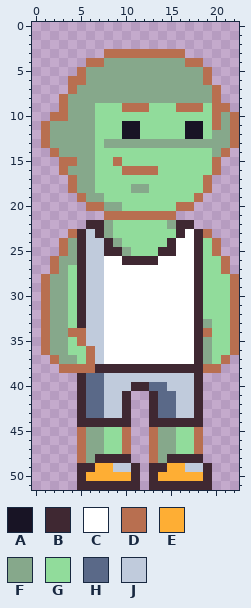
File history of a pixel-art sprite, assets/game_images/male_player/base3.png. Above: the version before the commit.
The file is 69x156 pixels, drawn in blocks of 3x3; one block is one cell here.
Palette (. is transparent): A #181425  B #3f2832  C #ffffff  D #b86f50  E #feae34  F #86a88b  G #91dc9b  H #5a6988  J #c0cbdc
Pixels before, first column x 1:
 3 .......DDDDDDDDD......
 4 .....DDFFFFFFFFFDD....
 5 ....DFFFFFFFFFFFFFD...
 6 ...DDFFFFFFFFFFFFFD...
 7 ...DFFFFFFFFFFFFFFFD..
 8 ..DFFFFFFFFFFFFFFFFD..
 9 ..DFFFGGGDDDGGGDDDGDD.
10 .DDFFFGGGGGGGGGGGGGDFD
11 DFFFFFGGGAAGGGGGAAGDFD
12 DFFFFFGGGAAGGGGGAAGFFD
13 DFFFFFGFFFFFFFFFFFFFFD
14 .DFFFFGGGGGGGGGGGGGFD.
15 ..DDFFGGDGGGGGGGGGGD..
16 ..DFFFGGGDDDDGGGGGGD..
17 ...DFFGGGGGGGGGGGGD...
18 ...DFFGGGGFFGGGGGGD...
19 ....DFFGGGGGGGGGGD....
20 .....DDFFGGGGGGDD.....
21 .......DDDDDDDD.......
22 .....BBFGGGGGGFBB.....
23 ...DBJBFGGGGGGGBCBD...
24 ..DFBJJBFGGGGGBCCBGD..
25 ..DFBJJBBFGGGBBCCBGD..
26 .DFFBJJCCBBBBCCCCBGGD.
27 .DFGBJJCCCCCCCCCCBGGD.
28 DFFGBJJCCCCCCCCCCBGGGD
29 DFFGBJJCCCCCCCCCCBGGGD
30 DFFGBJJCCCCCCCCCCBGGGD
31 DFFGBJJCCCCCCCCCCBGGGD
32 DFFGBJJCCCCCCCCCCBGGGD
33 DFFGBJJCCCCCCCCCCBFGGD
34 DFFDDJJCCCCCCCCCCBDGGD
35 DFFGDJJCCCCCCCCCCBFGGD
36 DFFGGDJCCCCCCCCCCBFGGD
37 .DFFGDJCCCCCCCCCCBFGD.
38 ..DDDDBBBBBBBBBBBBDD..
39 ....BHHJJJJJJJJJJB....
40 ....BHHJJJBBHHJJJB....
41 ....BHHJJB..BHHJJB....
42 ....BHHJJB..BHHJJB....
43 ....BHHJJB..BHHJJB....
44 ....BBBBBB..BBBBBB....
45 ....DFFGGD..DFFGGD....
46 ....DFFGGD..DFFGGD....
47 ....DFFGGD..DFFGGD....
48 ....DFBBBB..DFBBBB....
49 ....BBEEJJB.BBEEJJB...
50 ....BEEEEEB.BEEEEEB...
51 ....BBBBBBB.BBBBBBB...
And afterwards:
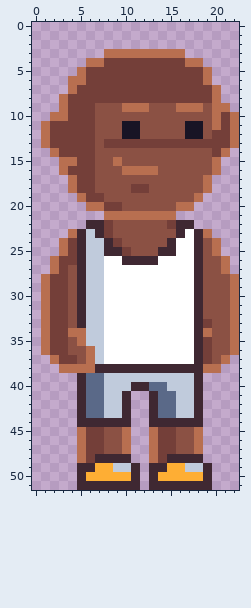
Change:
colour F: #86a88b -> #743f39
colour G: #91dc9b -> #8b5144
